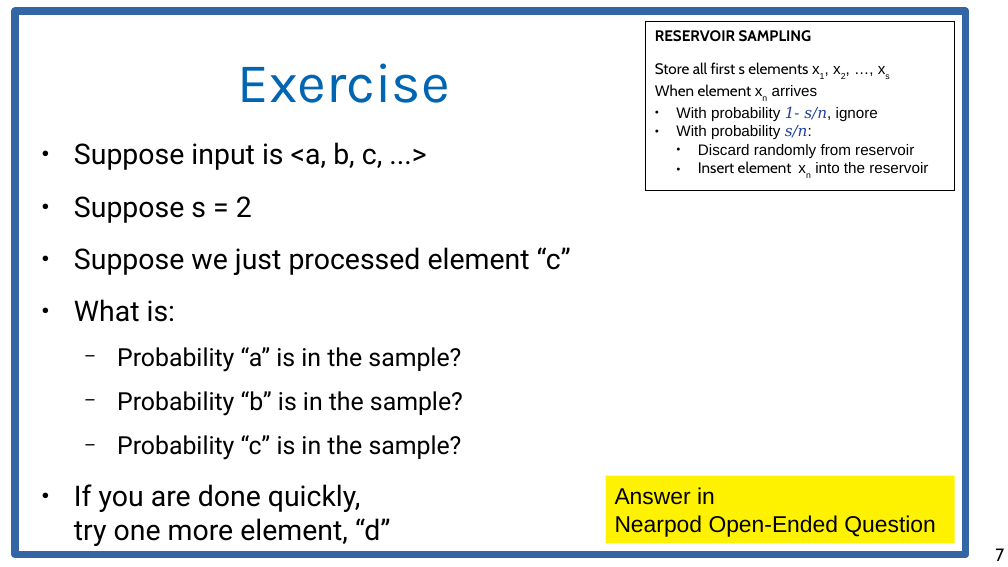
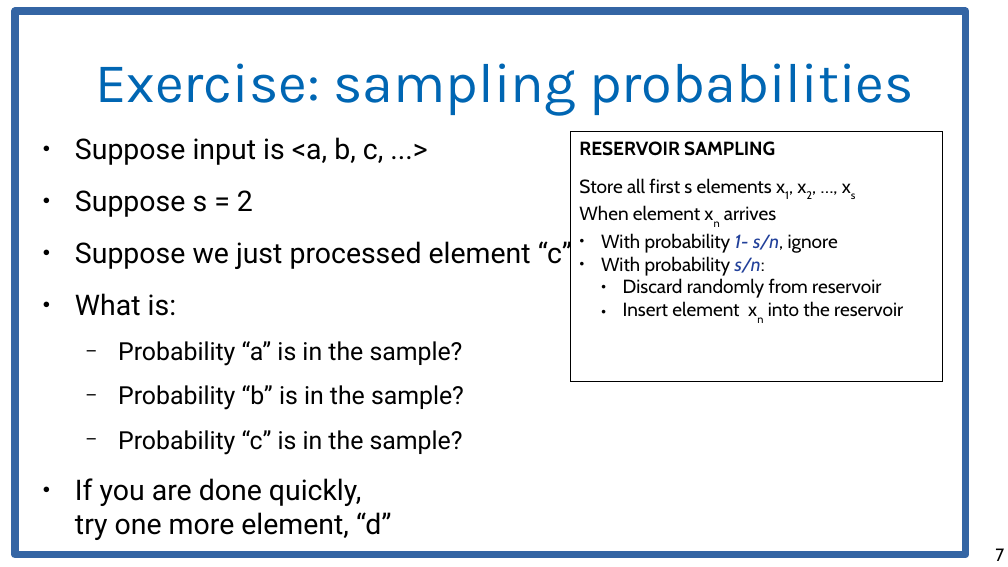
Before and after one commit to chatox/data-mining-course, a slide deck: slide 7 of theory/odp/tt23_reservoir_sampling.odp. Drawn at 1008x567 pixels with LibreOffice and Linux fonts; fonts in the diff are those of the drawing. Boxes give left, top, right and bottom in pixels: in the first picture for what was removed or moved away, otherwise in the second. Text is boxed around its words. In the diff, an @@ line names an element or a change of style, - is before the commit and + after.

```diff
--- a/theory/odp/tt23_reservoir_sampling.odp
+++ b/theory/odp/tt23_reservoir_sampling.odp
@@ title at (95, 63, 914, 115): text changed @@
-Exercise
+Exercise: sampling probabilities
@@ text "Suppose input is <a, b, ...": place and size @@
-text "Suppose input is <a, b, ..." at (74, 142, 571, 546)
+text "Suppose input is <a, b, ..." at (75, 137, 572, 540)
@@ rectangle "RESERVOIR SAMPLING": place and size @@
-rectangle "RESERVOIR SAMPLING" at (646, 21, 954, 190)
+rectangle "RESERVOIR SAMPLING" at (571, 132, 943, 382)
@@ rectangle "RESERVOIR SAMPLING" at (571, 132, 943, 382): size 12 to 15 pt; font Arial to Cabin in "x1, x2, …, xs", "xn arrives", "With probability s/n, ignore", "With probability s/n:" and 2 more places; font DejaVu Serif to Cabin in "1- s/n,", "s/n:" @@
@@ rectangle removed at (606, 476, 955, 543) @@
-Answer in
-Nearpod Open-Ended Question
```
Also in this commit, not shown: 8 other slides changed, 10 other files.
